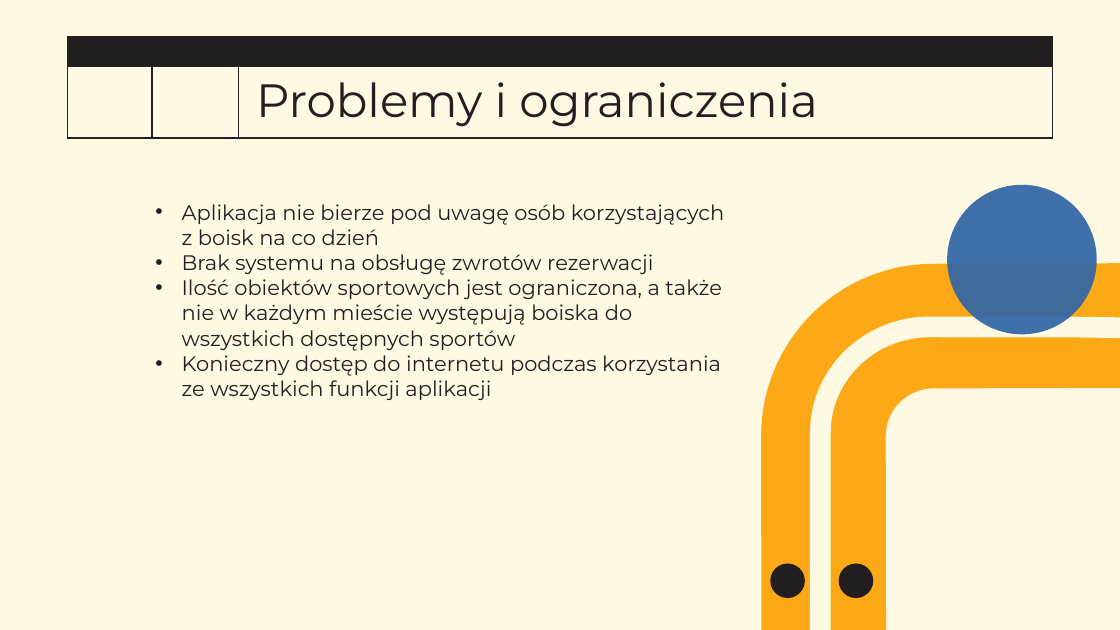
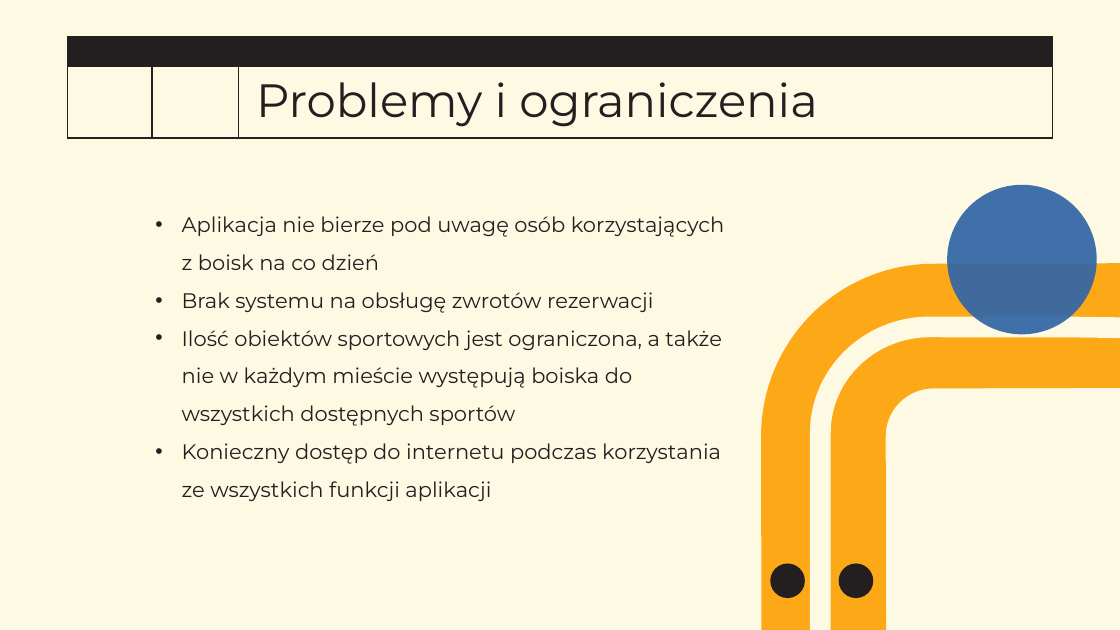
Before and after one commit to mkalejta/wspolczesne_zastosowania_informatyki, a slide deck: slide 8 of Aplikacja Sports Joiner.pptx (slide 9 before the commit). Drawn at 1120x630 pixels with LibreOffice and Linux fonts; fonts in the diff are those of the drawing; background and template pictures are left out. Boxes give left, top, right and bottom in pixels: in the first picture for what was removed or moved away, otherwise in the second. Text is boxed around its words. In the diff, an @@ line names an element or a change of style, - is before the commit and + after.

```diff
--- a/Aplikacja Sports Joiner.pptx
+++ b/Aplikacja Sports Joiner.pptx
@@ text "Aplikacja nie bierze pod uwagę ..." at [182, 216, 724, 501]: line spacing 1 to 1.5 @@
```
Also in this commit, not shown: 1 slide added, 1 slide removed.
